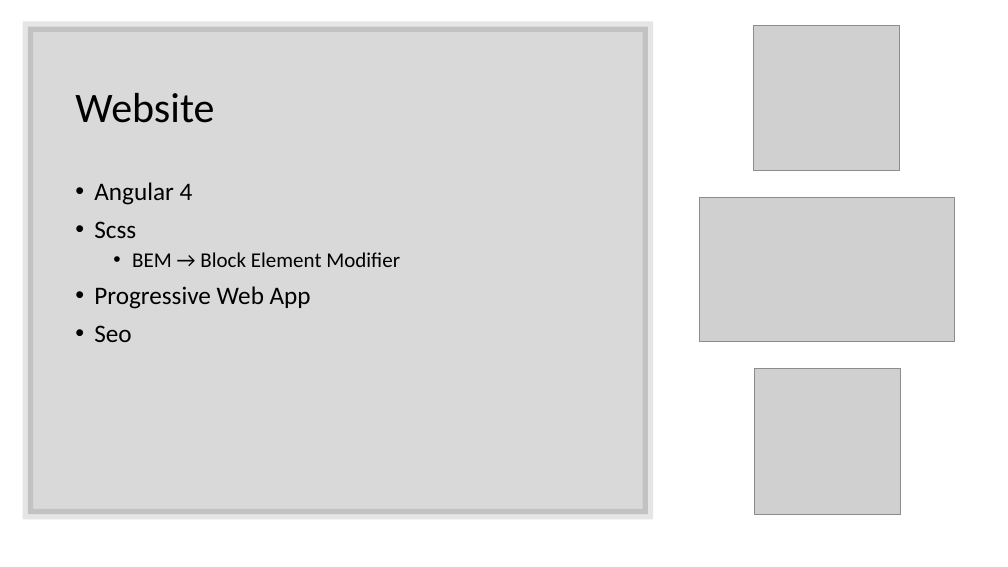
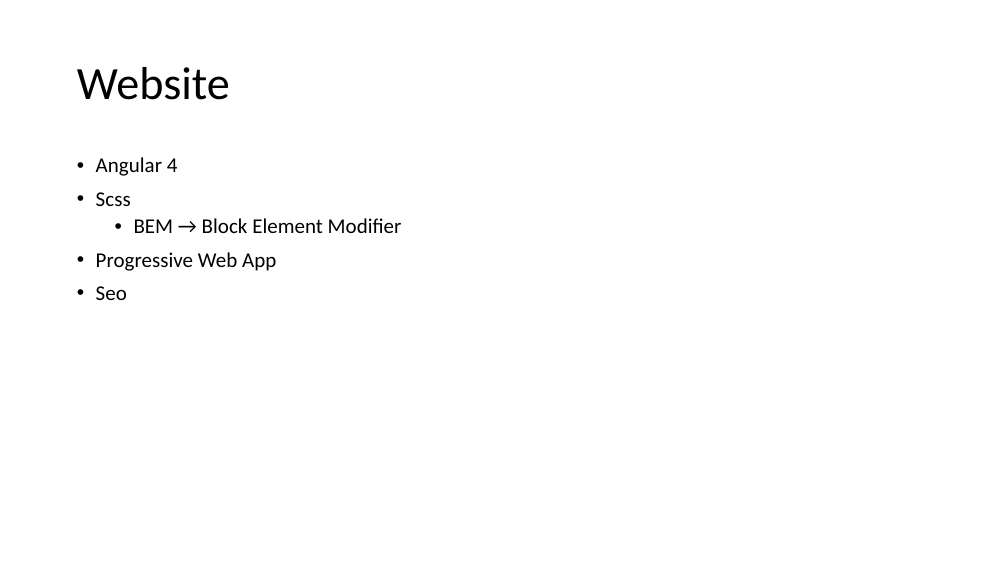
Before and after one commit to ChitterDev/Chitter, a slide deck: slide 3 of Presentation_API/Toillet Tracker API.pptx (slide 2 before the commit). Drawn at 1008x567 pixels with LibreOffice and Linux fonts; fonts in the diff are those of the drawing; grey boxes stand for pictures. Boxes give left, top, right and bottom in pixels: in the first picture for what was removed or moved away, otherwise in the second. Text is boxed around its words. In the diff, an @@ line names an element or a change of style, - is before the commit and + after.

```diff
--- a/Presentation_API/Toillet Tracker API.pptx
+++ b/Presentation_API/Toillet Tracker API.pptx
@@ rectangle removed at box(28, 26, 648, 514) @@
@@ picture removed at box(754, 26, 899, 171) @@
@@ title "Website": place and size @@
-title "Website" at box(75, 93, 214, 123)
+title "Website" at box(77, 67, 230, 100)
@@ title "Website" at box(77, 67, 230, 100): size 40 to 44 pt @@
@@ text "Angular 4": place and size @@
-text "Angular 4" at box(94, 182, 400, 342)
+text "Angular 4" at box(96, 157, 402, 300)
@@ text at box(96, 157, 276, 300): size 24 to 20 pt in "Angular 4", "Scss", "Progressive Web App", "Seo" @@
@@ picture removed at box(699, 197, 954, 342) @@
@@ picture removed at box(755, 368, 901, 514) @@
```
Also in this commit, not shown: 1 slide added, 2 other files.
